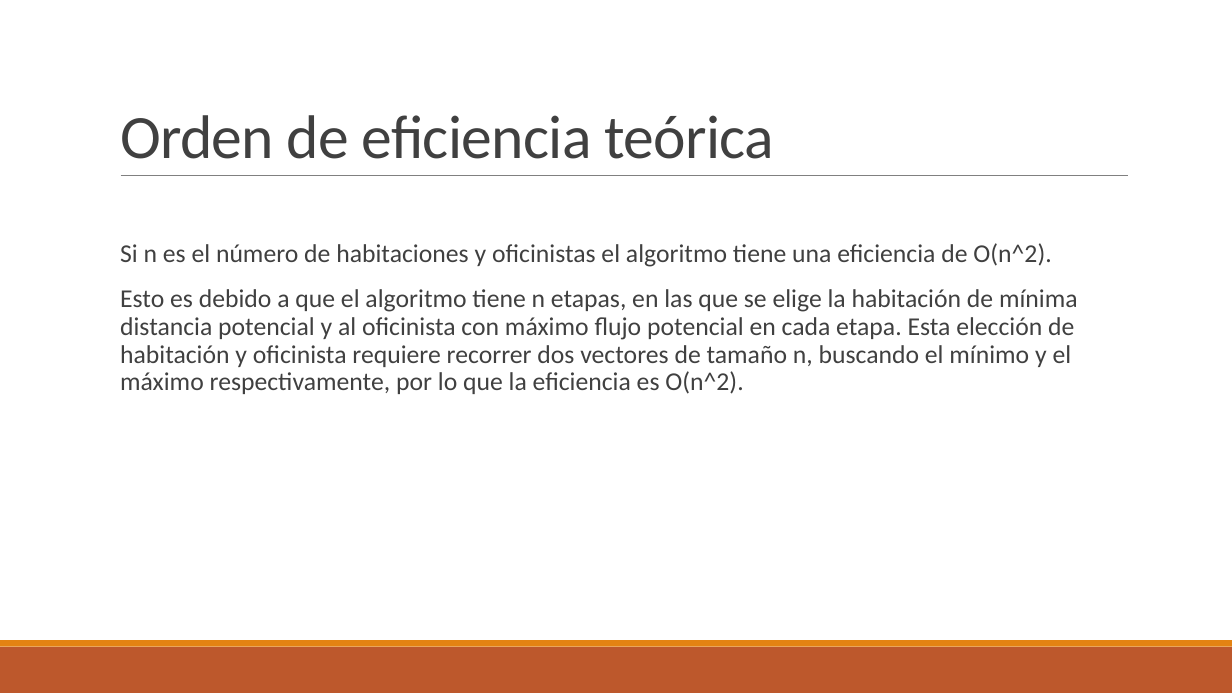
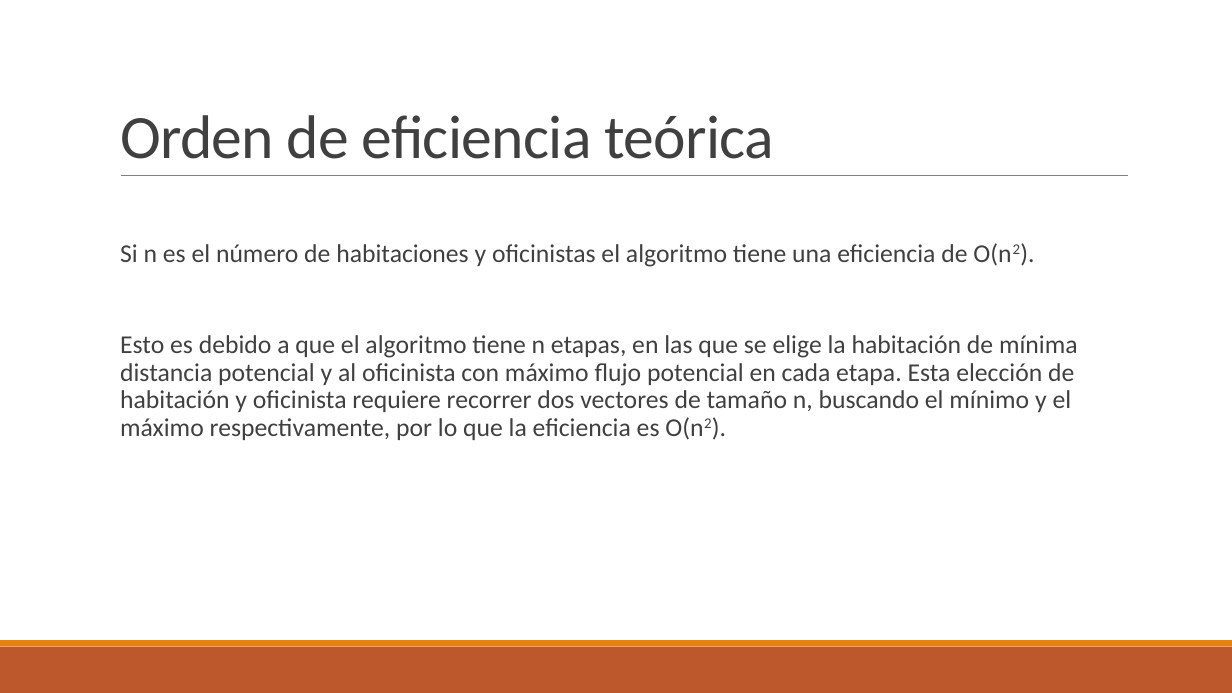
Before and after one commit to santidediego/Algoritmica, a slide deck: slide 15 of Practica3/Greedy.pptx (slide 13 before the commit). Drawn at 1232x693 pixels with LibreOffice and Linux fonts; fonts in the diff are those of the drawing. Boxes give left, top, right and bottom in pixels: in the first picture for what was removed or moved away, otherwise in the second. Text is boxed around its words. In the diff, an @@ line names an element or a change of style, - is before the commit and + after.

```diff
--- a/Practica3/Greedy.pptx
+++ b/Practica3/Greedy.pptx
@@ text at <box>120,243,1078,440</box>: text changed @@
-  Si n es el número de habitaciones y oficinistas el algoritmo tiene una eficiencia de O(n^2).
-  Esto es debido a que el algoritmo tiene n etapas, en las que se elige la habitación de mínima distancia potencial y al oficinista con máximo flujo potencial en cada etapa. Esta elección de habitación y oficinista requiere recorrer dos vectores de tamaño n, buscando el mínimo y el máximo respectivamente, por lo que la eficiencia es O(n^2).
+  Si n es el número de habitaciones y oficinistas el algoritmo tiene una eficiencia de O(n2).
+  Esto es debido a que el algoritmo tiene n etapas, en las que se elige la habitación de mínima distancia potencial y al oficinista con máximo flujo potencial en cada etapa. Esta elección de habitación y oficinista requiere recorrer dos vectores de tamaño n, buscando el mínimo y el máximo respectivamente, por lo que la eficiencia es O(n2).
```
Also in this commit, not shown: 6 other slides changed, 3 slides added, 1 other file.
